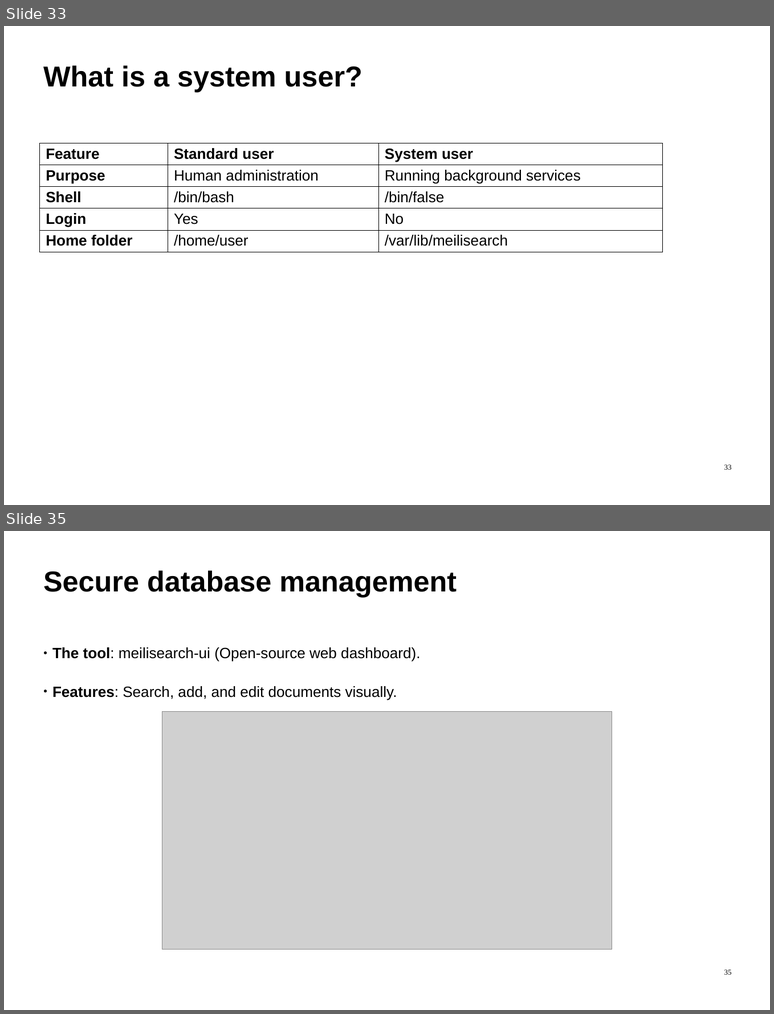
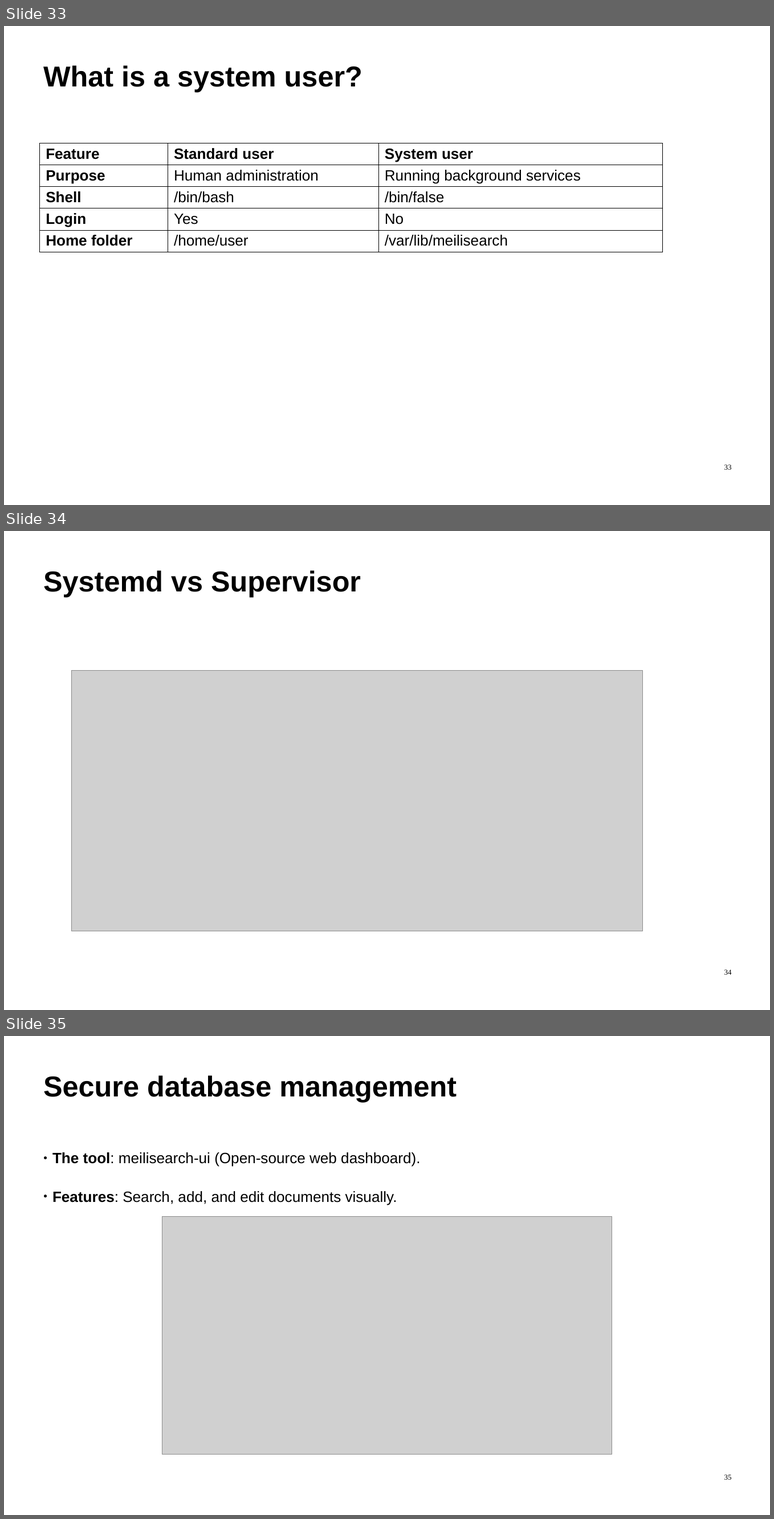
Before and after one commit to ImadSaddik/FullStackDeploymentHandbook, a slide deck: course-assets/slides/full_stack_deployment_guide.odp. Shown one above the other, each under a label of ours: slides 33 and 35 before the commit, slides 33, 34 and 35 after it; the slides between them are not shown. The pictures are 774x1014 and 774x1519 pixels, drawn with LibreOffice and Linux fonts; fonts in the diff are those of the drawing; grey boxes stand for pictures. Boxes give left, top, right and bottom in pixels: in the first picture for what was removed or moved away, otherwise in the second. Text is boxed around its words. In the diff, an @@ line names an element or a change of style, - is before the commit and + after.

```diff
--- a/course-assets/slides/full_stack_deployment_guide.odp
+++ b/course-assets/slides/full_stack_deployment_guide.odp
@@ slide 34 added at (4, 531, 770, 1010), background #FFFFFF @@
@@ text added at (43, 570, 361, 597), 54 pt, text #000000, bold @@
+Systemd vs Supervisor
@@ picture added at (71, 670, 642, 931) @@
@@ page number added at (724, 969, 732, 974), 14 pt, text #000000 @@
+34
```
Also in this commit, not shown: 1 slide removed, 1 other file.
